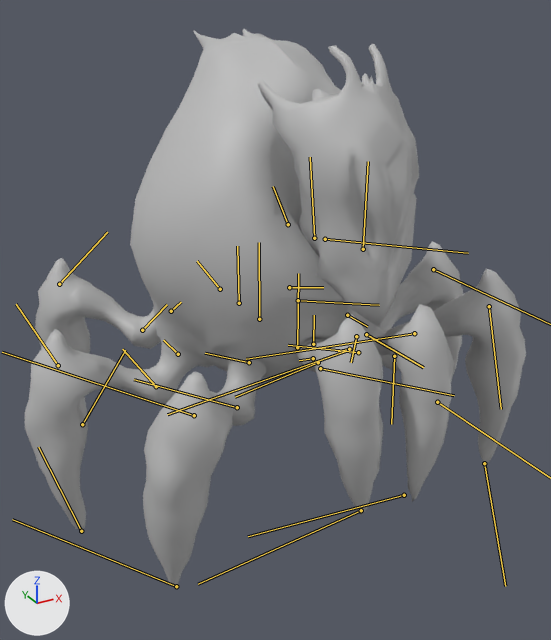
Before and after pictures for a commit that changed the FBX model Undefined_LOCAL/Assets/Carlos/Animations/Player/player-jump.fbx.
Both versions are drawn from a 50 mm lens placed at (-0.347, -0.675, 0.487), pointed at (-0.007, -0.058, 0.179). The lights are fixed; the arrows at lower left show +X, +Y and +Z. Both versions are drawn at frame 2 of the action 'Take 001'; the numbers are the values there. The bones that bend it are drawn over the model as lines.

Names of what the first picture shows: 'Player_monstruo_rig_fixed:Body_LP', 'Player_monstruo_rig_fixed:Head_LP'.
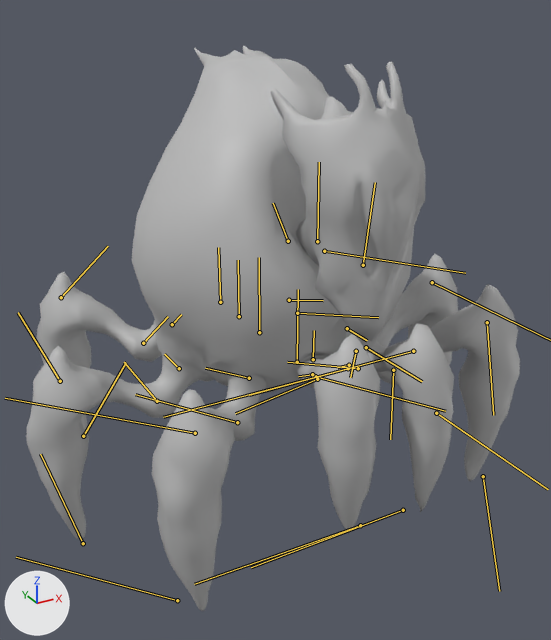
The change, as a diff of the scene's bpy script:
```diff
--- a/Undefined_LOCAL/Assets/Carlos/Animations/Player/player-jump.fbx.py
+++ b/Undefined_LOCAL/Assets/Carlos/Animations/Player/player-jump.fbx.py
@@ bone_player_monstruo_rig_fixed_base_skeleton @@
 bone_player_monstruo_rig_fixed_base_skeleton = bpy.data.objects['Player_monstruo_rig_fixed:Base_Skeleton_GRP'].pose.bones['Player_monstruo_rig_fixed:Base_Skeleton']
-bone_player_monstruo_rig_fixed_base_skeleton.location = (0.0, 1.6, 0.0)
+bone_player_monstruo_rig_fixed_base_skeleton.location = (0.0, 0.0, 0.0)
@@ bone_player_monstruo_rig_fixed_l_leg_bottom_top @@
 bone_player_monstruo_rig_fixed_l_leg_bottom_top = bpy.data.objects['Player_monstruo_rig_fixed:Base_Skeleton_GRP'].pose.bones['Player_monstruo_rig_fixed:L_Leg_Bottom_Top']  # child of 'Player_monstruo_rig_fixed:L_Leg_Bottom_Middle'
-bone_player_monstruo_rig_fixed_l_leg_bottom_top.rotation_quaternion = (0.999, -0.011, -0.03, -0.043)  # degrees (-1, -4, -5)
+bone_player_monstruo_rig_fixed_l_leg_bottom_top.rotation_quaternion = (0.998, -0.002, -0.025, -0.065)  # degrees (0, -3, -7)
@@ bone_player_monstruo_rig_fixed_r_leg_bottom_top @@
 bone_player_monstruo_rig_fixed_r_leg_bottom_top = bpy.data.objects['Player_monstruo_rig_fixed:Base_Skeleton_GRP'].pose.bones['Player_monstruo_rig_fixed:R_Leg_Bottom_Top']  # child of 'Player_monstruo_rig_fixed:R_Leg_Bottom_Middle'
-bone_player_monstruo_rig_fixed_r_leg_bottom_top.rotation_quaternion = (0.997, -0.019, -0.009, -0.075)  # degrees (-2, -1, -9)
+bone_player_monstruo_rig_fixed_r_leg_bottom_top.rotation_quaternion = (0.998, -0.016, -0.008, -0.066)  # degrees (-2, -1, -8)
@@ bone_player_monstruo_rig_fixed_l_leg_middle_top @@
 bone_player_monstruo_rig_fixed_l_leg_middle_top = bpy.data.objects['Player_monstruo_rig_fixed:Base_Skeleton_GRP'].pose.bones['Player_monstruo_rig_fixed:L_Leg_Middle_Top']  # child of 'Player_monstruo_rig_fixed:L_Leg_Middle_Middle'
-bone_player_monstruo_rig_fixed_l_leg_middle_top.rotation_quaternion = (0.997, -0.007, 0.069, -0.026)  # degrees (-1, 8, -3)
+bone_player_monstruo_rig_fixed_l_leg_middle_top.rotation_quaternion = (1.0, -0.007, -0.007, -0.023)  # degrees (-1, -1, -3)
@@ bone_player_monstruo_rig_fixed_r_leg_middle_top @@
 bone_player_monstruo_rig_fixed_r_leg_middle_top = bpy.data.objects['Player_monstruo_rig_fixed:Base_Skeleton_GRP'].pose.bones['Player_monstruo_rig_fixed:R_Leg_Middle_Top']  # child of 'Player_monstruo_rig_fixed:R_Leg_Middle_Middle'
-bone_player_monstruo_rig_fixed_r_leg_middle_top.rotation_quaternion = (1.0, 0.001, 0.0, 0.006)  # degrees (0, 0, 1)
+bone_player_monstruo_rig_fixed_r_leg_middle_top.rotation_quaternion = (1.0, -0.001, 0.0, -0.01)  # degrees (0, 0, -1)
@@ bone_player_monstruo_rig_fixed_neck @@
 bone_player_monstruo_rig_fixed_neck = bpy.data.objects['Player_monstruo_rig_fixed:Base_Skeleton_GRP'].pose.bones['Player_monstruo_rig_fixed:Neck']  # child of 'Player_monstruo_rig_fixed:Neck_Base'
-bone_player_monstruo_rig_fixed_neck.location = (1.9, -3.1, 0.3)
-bone_player_monstruo_rig_fixed_neck.rotation_quaternion = (1.0, 0.0, 0.02, 0.0)  # degrees (0, 2, 0)
+bone_player_monstruo_rig_fixed_neck.location = (2.1, -1.8, 0.1)
+bone_player_monstruo_rig_fixed_neck.rotation_quaternion = (0.997, 0.0, 0.0, -0.071)  # degrees (0, 0, -8)
@@ bone_player_monstruo_rig_fixed_r_leg_top_top @@
 bone_player_monstruo_rig_fixed_r_leg_top_top = bpy.data.objects['Player_monstruo_rig_fixed:Base_Skeleton_GRP'].pose.bones['Player_monstruo_rig_fixed:R_Leg_Top_Top']  # child of 'Player_monstruo_rig_fixed:R_Leg_Top_Middle'
-bone_player_monstruo_rig_fixed_r_leg_top_top.rotation_quaternion = (0.999, -0.003, 0.001, -0.032)  # degrees (0, 0, -4)
+bone_player_monstruo_rig_fixed_r_leg_top_top.rotation_quaternion = (0.999, 0.004, -0.001, 0.043)  # degrees (0, 0, 5)
@@ bone_player_monstruo_rig_fixed_l_leg_top_top @@
 bone_player_monstruo_rig_fixed_l_leg_top_top = bpy.data.objects['Player_monstruo_rig_fixed:Base_Skeleton_GRP'].pose.bones['Player_monstruo_rig_fixed:L_Leg_Top_Top']  # child of 'Player_monstruo_rig_fixed:L_Leg_Top_Middle'
-bone_player_monstruo_rig_fixed_l_leg_top_top.rotation_quaternion = (0.997, 0.016, -0.057, 0.049)  # degrees (2, -7, 6)
+bone_player_monstruo_rig_fixed_l_leg_top_top.rotation_quaternion = (0.992, 0.028, -0.096, 0.078)  # degrees (2, -11, 9)
@@ bone_player_monstruo_rig_fixed_r_claw_top @@
 bone_player_monstruo_rig_fixed_r_claw_top = bpy.data.objects['Player_monstruo_rig_fixed:Base_Skeleton_GRP'].pose.bones['Player_monstruo_rig_fixed:R_Claw_Top']  # child of 'Player_monstruo_rig_fixed:R_Claw_Mid'
-bone_player_monstruo_rig_fixed_r_claw_top.rotation_quaternion = (1.0, -0.008, -0.008, -0.022)  # degrees (-1, -1, -3)
+bone_player_monstruo_rig_fixed_r_claw_top.rotation_quaternion = (0.998, -0.027, -0.011, -0.06)  # degrees (-3, -1, -7)
@@ bone_player_monstruo_rig_fixed_l_claw_top @@
 bone_player_monstruo_rig_fixed_l_claw_top = bpy.data.objects['Player_monstruo_rig_fixed:Base_Skeleton_GRP'].pose.bones['Player_monstruo_rig_fixed:L_Claw_Top']  # child of 'Player_monstruo_rig_fixed:L_Claw_Mid'
-bone_player_monstruo_rig_fixed_l_claw_top.rotation_quaternion = (0.996, -0.038, 0.011, -0.08)  # degrees (-4, 1, -9)
+bone_player_monstruo_rig_fixed_l_claw_top.rotation_quaternion = (0.992, -0.054, 0.007, -0.117)  # degrees (-6, 0, -13)
```

Pixel boxes [x1, y1, x2, y2] of what changed, in the pictures (551 x 640 px):
'Player_monstruo_rig_fixed:Body_LP', posed: before [24, 29, 526, 588]; after [26, 46, 520, 611]
'Player_monstruo_rig_fixed:Head_LP', posed: before [258, 44, 420, 327]; after [271, 62, 425, 342]
bone 'Player_monstruo_rig_fixed:Base_Skeleton', root to tip: before (313, 344) to (314, 315); after (313, 359) to (314, 330)
bone 'Player_monstruo_rig_fixed:L_Leg_Bottom_Top', root to tip: before (325, 239) to (468, 253); after (324, 251) to (465, 273)
bone 'Player_monstruo_rig_fixed:R_Leg_Bottom_Top', root to tip: before (59, 284) to (107, 232); after (61, 297) to (108, 246)
bone 'Player_monstruo_rig_fixed:R_Leg_Middle_Top', root to tip: before (58, 365) to (16, 304); after (60, 381) to (18, 312)
bone 'Player_monstruo_rig_fixed:Neck', root to tip: before (314, 238) to (310, 157); after (317, 241) to (319, 162)
bone 'Player_monstruo_rig_fixed:R_Leg_Top_Top', root to tip: before (194, 415) to (2, 352); after (195, 433) to (5, 398)
bone 'Player_monstruo_rig_fixed:L_Leg_Top_Top', root to tip: before (489, 306) to (501, 409); after (487, 322) to (493, 415)
bone 'Player_monstruo_rig_fixed:R_Claw_Top', root to tip: before (349, 350) to (167, 414); after (348, 368) to (163, 417)
bone 'Player_monstruo_rig_fixed:L_Claw_Top', root to tip: before (414, 333) to (246, 359); after (413, 351) to (249, 395)
